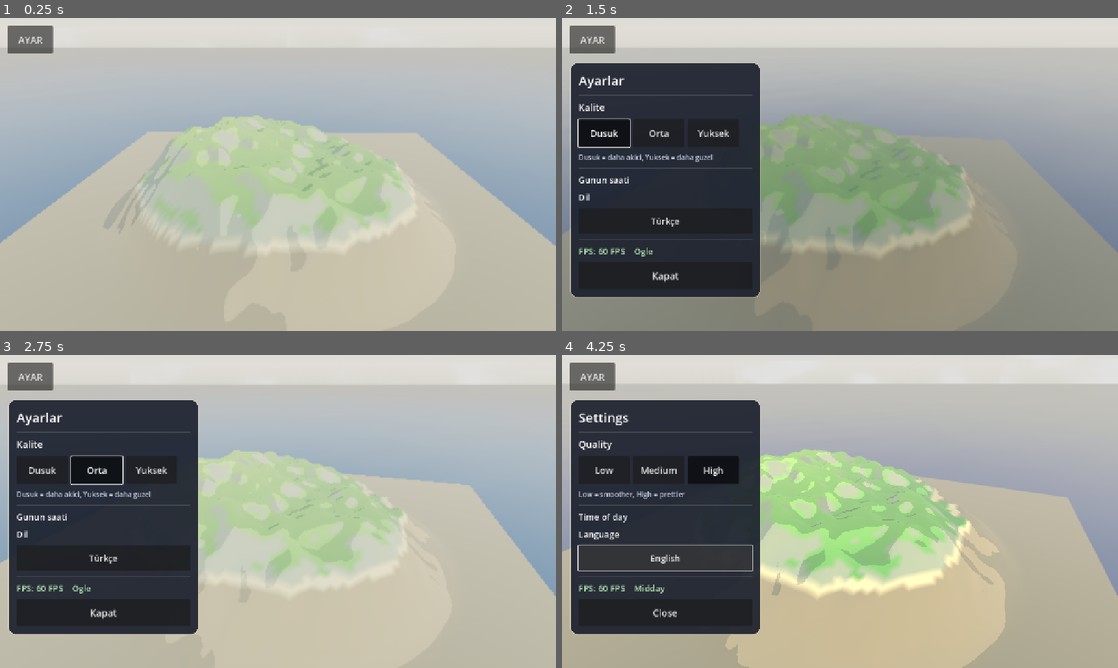
Above: before the commit, frames 1-4 (two rows, left to right).
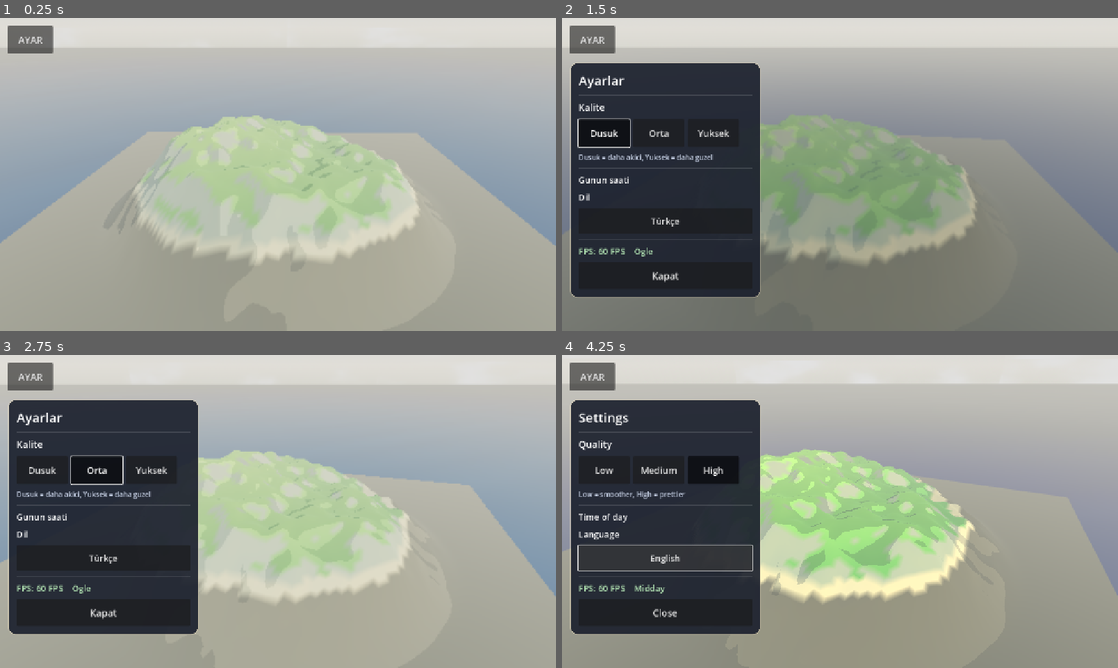
Above: after the commit, the same moments.

Repository: eraslan19j/game
Game: Godot game, scene res://scenes/world/world.tscn
The game is run twice, just before and just after one commit, with the same random seed, the same clock (stepped at 60 frames per second) and the same inputs.
Inputs:
- Up to frame 1 (0.25 s): no input
- Up to frame 2 (1.5 s): click "AYAR" at 0.5 s; click "Dusuk" at 1.25 s
- Up to frame 3 (2.75 s): click "Orta" at 2 s
- Up to frame 4 (4.25 s): click "Yuksek" at 2.75 s; click "Türkçe" at 3.5 s

The runs differ from the first frame. In frame 1, 21% of the frame differs, in the area x 0-100%, y 56-100%; in frame 2, 11%; in frame 3, 18%; in frame 4, 25%, in the area x 0-100%, y 43-100%.

Commit message:
Su: graze acidaki specular patlamasi giderildi, su alti kum koyulastirildi
Co-authored-by: arena-agent <297053741+arena-agent@users.noreply.github.com>

Diff:
--- a/scripts/world/terrain.gd
+++ b/scripts/world/terrain.gd
@@ -200,13 +200,13 @@
 
 ## Cizgi film havasi icin yukseklik/egime gore sabit renkler.
 func _color_for(h: float, normal_y: float) -> Color:
-	var deep_sand := Color(0.55, 0.48, 0.35)
+	var deep_sand := Color(0.34, 0.33, 0.27)
 	var sand := Color(0.87, 0.78, 0.55)
 	var grass_low := Color(0.31, 0.58, 0.24)
 	var grass_high := Color(0.52, 0.72, 0.29)
 	var rock := Color(0.63, 0.58, 0.53)
 
-	if h < sea_level - 0.6:
+	if h < sea_level - 1.5:
 		return deep_sand
 	if h < sea_level + 1.0:
 		return sand.lerp(deep_sand, 0.25)
--- a/shaders/water.gdshader
+++ b/shaders/water.gdshader
@@ -59,10 +59,10 @@
 	float foam = 1.0 - smoothstep(0.0, 0.22, depth);
 	col = mix(col, foam_color.rgb, foam * 0.7);
 
-	ALBEDO = col;
-	ROUGHNESS = 0.12;
+	ALBEDO = col * 0.96;
+	ROUGHNESS = 0.52;
 	METALLIC = 0.0;
-	SPECULAR = 0.45;
+	SPECULAR = 0.04;
 	ALPHA = mix(alpha_shallow, alpha_deep, deep_mix) + foam * 0.15;
 	ALPHA = clamp(ALPHA, 0.0, 1.0);
 
Binary file changed: ci_screenshot_preview.png
